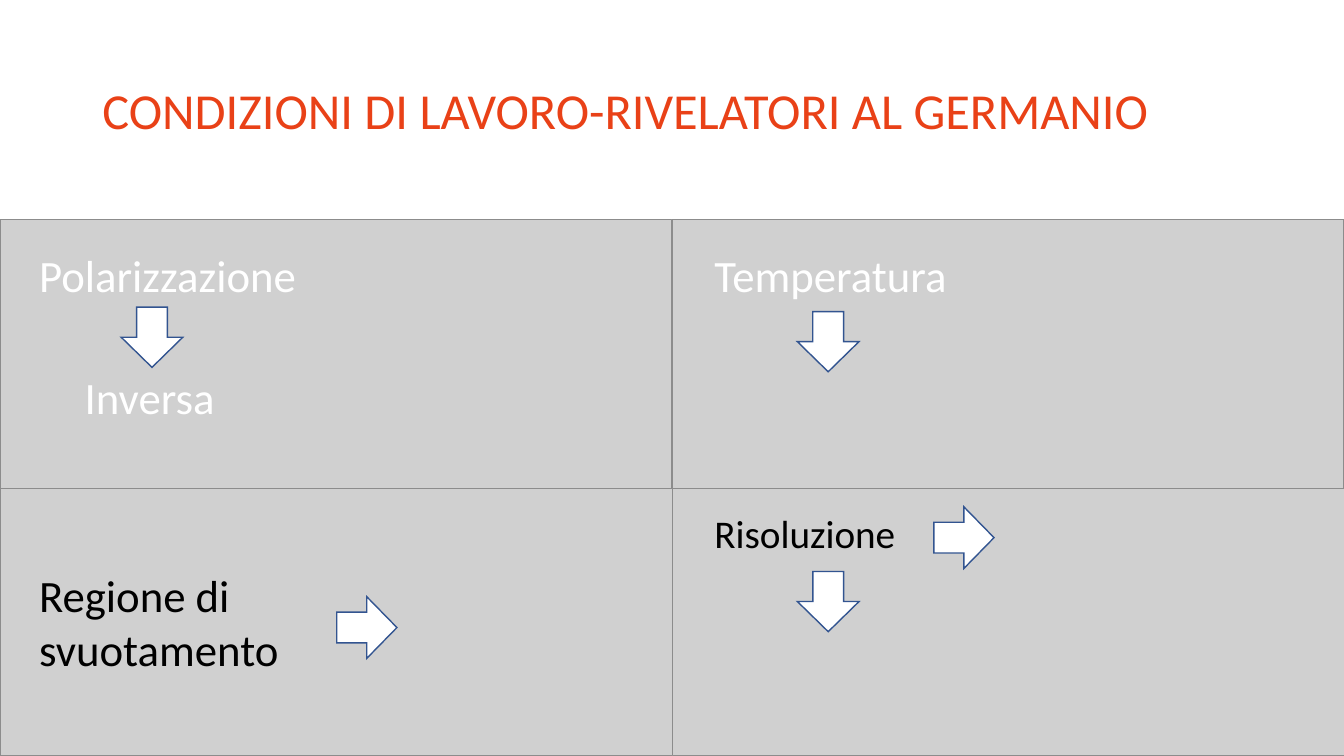
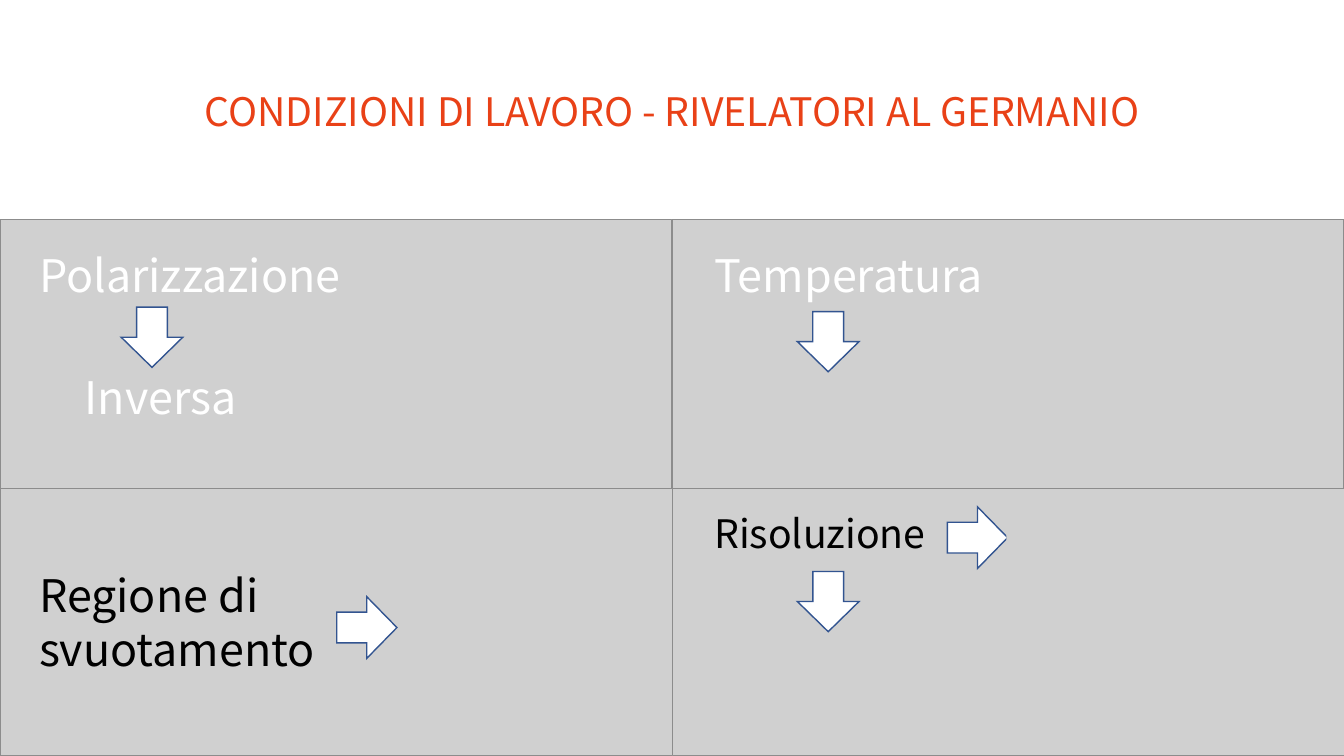
Before and after one commit to marcogobbo/lab-nucleare-subnucleare, a slide deck: slide 13 of Presentazione LAB3.pptx. Drawn at 1344x756 pixels with LibreOffice and Linux fonts; fonts in the diff are those of the drawing; grey boxes stand for pictures. Boxes give left, top, right and bottom in pixels: in the first picture for what was removed or moved away, otherwise in the second. Text is boxed around its words. In the diff, an @@ line names an element or a change of style, - is before the commit and + after.

```diff
--- a/Presentazione LAB3.pptx
+++ b/Presentazione LAB3.pptx
@@ title at (205, 96, 1139, 127): text changed; size 36 to 28 pt; font Calibri to Noto Sans CJK JP @@
-CONDIZIONI DI LAVORO-RIVELATORI AL GERMANIO
+CONDIZIONI DI LAVORO - RIVELATORI AL GERMANIO
@@ font Calibri to Noto Sans CJK JP in 5 elements at (39, 257, 341, 292), (714, 260, 983, 302), (39, 576, 315, 667), (714, 516, 925, 549), (85, 382, 237, 414) @@
@@ down arrow: place and size @@
-down arrow at (934, 508, 995, 569)
+down arrow at (947, 508, 1008, 569)
```
